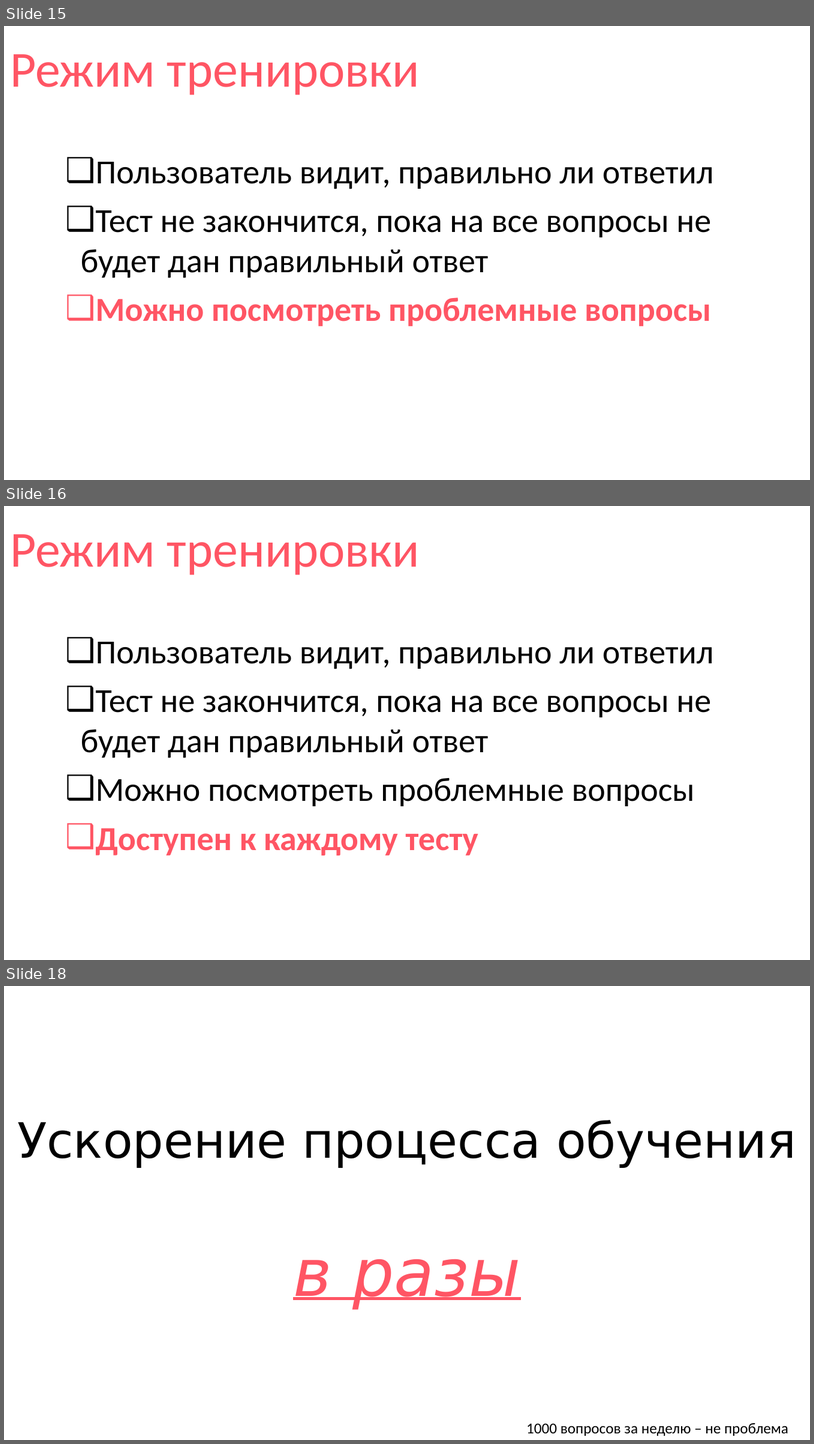
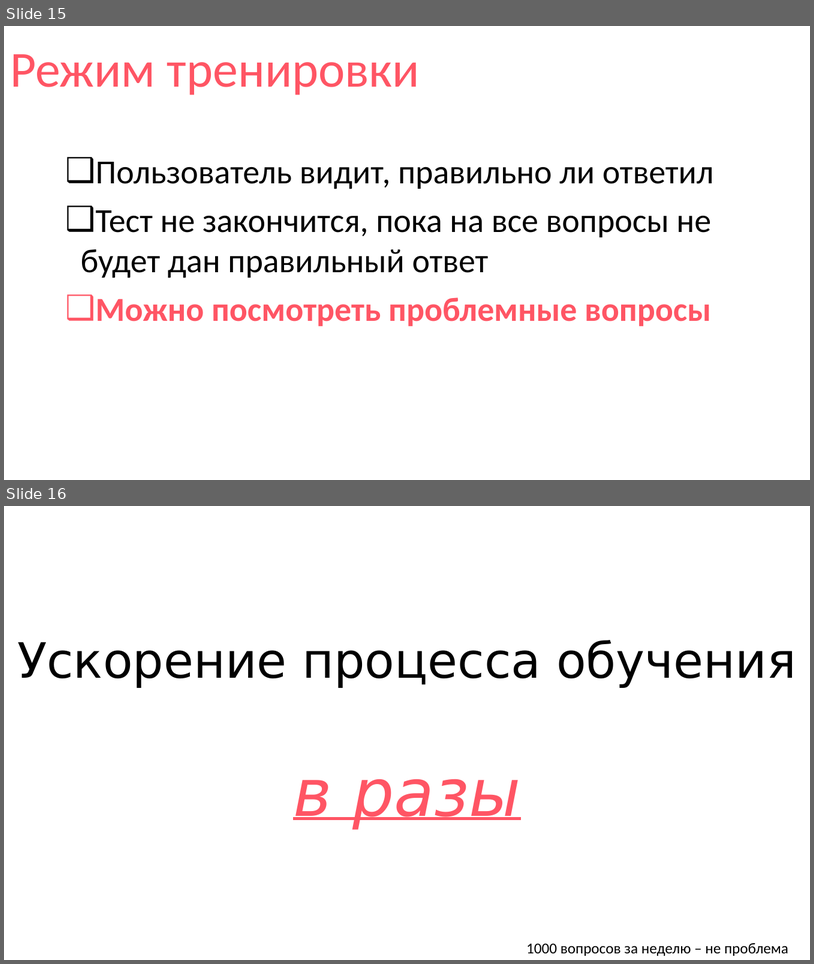
Before and after one commit to thecattest/testing-system, a slide deck: presentation.pptx. Shown one above the other, each under a label of ours: slides 15, 16 and 18 before the commit, slides 15 and 16 after it; the slides between them are not shown. The pictures are 814x1444 and 814x964 pixels, drawn with LibreOffice and Linux fonts; fonts in the diff are those of the drawing. Boxes give left, top, right and bottom in pixels: in the first picture for what was removed or moved away, otherwise in the second. Text is boxed around its words. In the diff, an @@ line names an element or a change of style, - is before the commit and + after.

```diff
--- a/presentation.pptx
+++ b/presentation.pptx
@@ slide 16 removed at [4, 506, 810, 960], background #FFFFFF @@
@@ title removed at [10, 534, 420, 575] @@
-Режим тренировки
@@ text removed at [81, 642, 714, 855] @@
-❑ Пользователь видит, правильно ли ответил
-❑ Тест не закончится, пока на все вопросы не будет дан правильный ответ
-❑ Можно посмотреть проблемные вопросы
-❑ Доступен к каждому тесту
@@ what was slide 18 is now slide 16 @@
```
Also in this commit, not shown: 4 slides changed, 5 slides added, 2 other slides removed.
